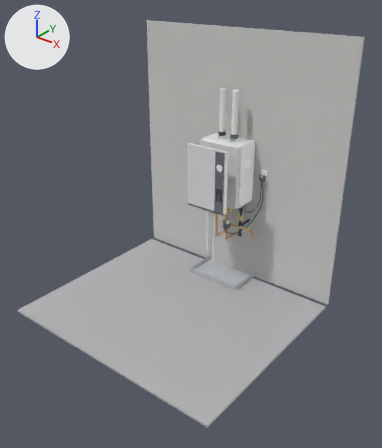
One commit to the glTF model gas_tankless_water_heater_condensing.glb: the scene before it, then after it.
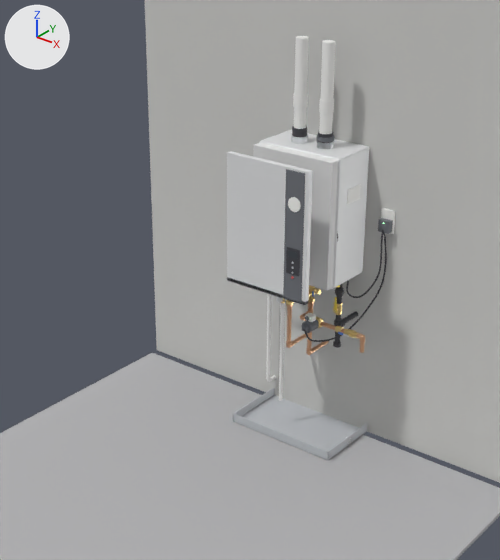
Each version appears first whole from a 50 mm camera at (2.94, -4.12, 3.11) aimed at (0.22, -0.72, 1.0), and next in a close-up on the part from 21% to 83% of the width and 16% to 75% of the height. The axes (+X, +Y, +Z) are drawn at upper left. The lights are the same throughout. The last two pictures show the newer version. Both versions are drawn at frame 19 of the action 'cover_off'; the numbers are the values there. Vertices at exactly the same position are counted once.

In view in the first close-up: 'chassis', 'chassis_hollow', 'drain_pan', 'exhaust_vent', 'front_cover', 'intake_room_air_cap', 'intake_vent', 'qa_floor', 'qa_wall', 'receptacle', 'surge_protector' and 18 more.
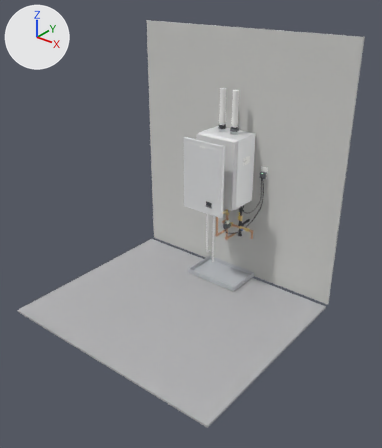
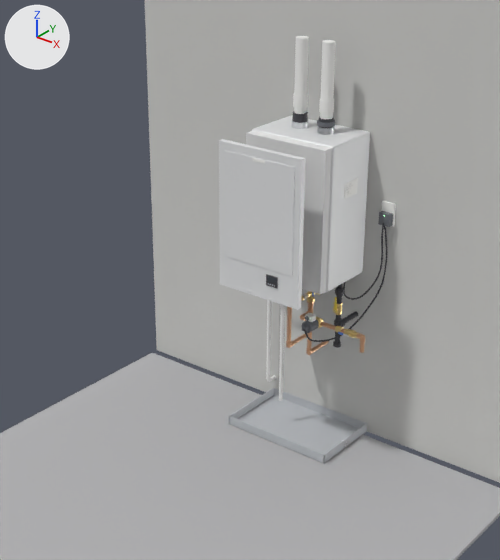
Location of each change, (x1, y1, x2, y2) in pixels of the close-ups (500 x 560 px; the box of a moved part takes in the faces that stretch with it):
'front_cover', reshaped, moved (10% taller)
    before: (227, 151, 313, 306)
    after: (219, 139, 305, 310)
'chassis', reshaped, moved (7% wider, 11% taller)
    before: (259, 130, 369, 288)
    after: (252, 116, 370, 292)
'chassis_hollow', moved, rescaled (11% taller)
    before: (253, 143, 338, 290)
    after: (246, 131, 332, 294)
'drain_pan', moved
    before: (233, 388, 367, 461)
    after: (229, 388, 367, 463)
'exhaust_vent', moved
    before: (291, 36, 309, 144)
    after: (291, 36, 309, 129)
'intake_vent', moved
    before: (318, 40, 336, 143)
    after: (318, 40, 336, 128)
'intake_room_air_cap', moved
    before: (317, 134, 334, 149)
    after: (317, 120, 335, 135)
'surge_protector', moved
    before: (378, 218, 393, 234)
    after: (378, 211, 393, 227)
'receptacle', moved
    before: (381, 208, 395, 234)
    after: (381, 201, 396, 227)
part 3 of me_front_cover, moved or reshaped
    before: (286, 247, 300, 276)
    after: (266, 274, 278, 288)
part 4 of me_front_cover, moved or reshaped
    before: (288, 250, 298, 259)
    after: (268, 277, 275, 283)
part 5 of me_front_cover, moved or reshaped
    before: (283, 169, 305, 303)
    after: (252, 158, 265, 164)
part 6 of me_front_cover, rebuilt (8% taller)
    before: (227, 151, 313, 306)
    after: (219, 139, 305, 306)
part 7 of me_front_cover, added
    after: (224, 150, 295, 277)
part 8 of me_front_cover, added
    after: (220, 281, 301, 310)
part 9 of me_front_cover, deleted
    before: (288, 197, 301, 212)

The change, as a diff of the scene's bpy script:
```diff
--- a/gas_tankless_water_heater_condensing.glb.py
+++ b/gas_tankless_water_heater_condensing.glb.py
@@ me_chassis_hollow @@
 # used by ob_chassis_hollow; parent = ob_gas_tankless_water_heater; location = (0.0, 0.125, 1.227)
-me_chassis_hollow.from_pydata(...)  # 8 vertices, 12 faces; spans x -0.227..0.227, y -0.145..0.145, z -0.319..0.319
+me_chassis_hollow.from_pydata(...)  # 8 vertices, 12 faces; spans x -0.227..0.227, y -0.174..0.174, z -0.355..0.355
+# me_chassis_hollow part 1: the whole mesh is scaled about its middle by (1, 1.2, 1.11)
@@ me_chassis @@
 # used by ob_chassis; parent = ob_exterior; location = (0.0, 0.159, 1.227)
-me_chassis.from_pydata(...)  # 108 vertices, 212 faces; spans x -0.235..0.235, y -0.13..0.131, z -0.327..0.327
+me_chassis.from_pydata(...)  # 108 vertices, 212 faces; spans x -0.235..0.235, y -0.159..0.16, z -0.363..0.363
+# me_chassis part 2: 108 of 108 vertices moved; they spanned x -0.235..0.235, y -0.13..0.131, z -0.327..0.327 and now span x -0.235..0.235, y -0.159..0.16, z -0.363..0.363; mean shift (0.0, -0.001, 0.0)
 me_chassis.materials.append(mat_mat_shell)
@@ me_front_cover @@
 # used by ob_front_cover; parent = ob_exterior; location = (0.0, -0.2, 1.227)
-me_front_cover.from_pydata(...)  # 1248 vertices, 2474 faces; spans x -0.235..0.235, y -0.022..0.014, z -0.327..0.327
+me_front_cover.from_pydata(...)  # 1072 vertices, 2104 faces; spans x -0.235..0.235, y -0.022..0.014, z -0.363..0.363
+# me_front_cover part 3: the loose piece of 96 vertices spanning x 0.125..0.2, y -0.02..-0.016, z -0.185..-0.055 is scaled about its middle by (0.865, 1, 0.419), then moved by (-0.078, 0.0, -0.138)
+# me_front_cover part 4: the loose piece of 80 vertices spanning x 0.135..0.19, y -0.021..-0.02, z -0.1..-0.07 is scaled about its middle by (0.815, 1, 0.724), then moved by (-0.077, 0.0, -0.166)
+# me_front_cover part 5: the loose piece of 96 vertices spanning x 0.11..0.215, y -0.017..-0.013, z -0.317..0.317 is scaled about its middle by (0.664, 0.707, 0.0203), then moved by (-0.162, -0.004, 0.313), in mat_mat_label (white #f7f7f3)
+# me_front_cover part 6: the loose piece of 144 vertices spanning x -0.235..0.235, y -0.014..0.014, z -0.327..0.327 is rebuilt with 96 vertices and now spans x -0.235..0.235, y -0.014..0.014, z -0.363..0.363, in mat_mat_shell (white #e7e8ea)
+# me_front_cover part 7: a new loose piece of 96 vertices spanning x -0.2..0.2, y -0.018..-0.014, z -0.203..0.323, in mat_mat_shell (white #e7e8ea)
+# me_front_cover part 8: a new loose piece of 96 vertices spanning x -0.235..0.235, y -0.015..0.014, z -0.363..-0.343, in mat_mat_shell (white #e7e8ea)
+# me_front_cover part 9: the loose piece of 320 vertices spanning x 0.127..0.198, y -0.021..-0.017, z 0.125..0.195 is deleted
+# other edits to the shape of me_front_cover do not show in these pictures
 me_front_cover.materials.append(mat_mat_shell)
-me_front_cover.materials.append(mat_mat_stripe)  # grey #6f7379
 me_front_cover.materials.append(mat_mat_black)
@@ me_front_cover @@
 me_front_cover.materials.append(mat_mat_grey)
-me_front_cover.materials.append(mat_mat_red)  # red #da5959
 me_front_cover.materials.append(mat_mat_label)
-me_front_cover.materials.append(mat_mat_dark)  # grey #6f7379
@@ ob_chassis_hollow @@
 ob_chassis_hollow.parent = ob_gas_tankless_water_heater
-ob_chassis_hollow.location = (0.0, 0.125, 1.227)
+ob_chassis_hollow.location = (0.0, 0.096, 1.263)
@@ ob_chassis @@
 ob_chassis.parent = ob_exterior
-ob_chassis.location = (0.0, 0.159, 1.227)
+ob_chassis.location = (0.0, 0.13, 1.263)
@@ ob_front_cover @@
 ob_front_cover.parent = ob_exterior
-ob_front_cover.location = (0.0, -0.2, 1.227)
+ob_front_cover.location = (0.0, -0.258, 1.263)
@@ ob_drain_pan @@
 ob_drain_pan.parent = ob_external
-ob_drain_pan.location = (0.0, 0.125, 0.002)
+ob_drain_pan.location = (0.0, 0.09, 0.002)
@@ ob_receptacle @@
 ob_receptacle.parent = ob_power
-ob_receptacle.location = (0.36, 0.284, 1.207)
+ob_receptacle.location = (0.36, 0.284, 1.243)
@@ ob_surge_protector @@
 ob_surge_protector.parent = ob_power
-ob_surge_protector.location = (0.36, 0.263, 1.187)
+ob_surge_protector.location = (0.36, 0.263, 1.223)
@@ ob_exhaust_vent @@
 ob_exhaust_vent.parent = ob_venting
-ob_exhaust_vent.location = (-0.075, 0.145, 1.569)
+ob_exhaust_vent.location = (-0.075, 0.145, 1.641)
@@ ob_intake_room_air_cap @@
 ob_intake_room_air_cap.parent = ob_venting
-ob_intake_room_air_cap.location = (0.075, 0.145, 1.569)
+ob_intake_room_air_cap.location = (0.075, 0.145, 1.641)
@@ ob_intake_vent @@
 ob_intake_vent.parent = ob_venting
-ob_intake_vent.location = (0.075, 0.145, 1.569)
+ob_intake_vent.location = (0.075, 0.145, 1.641)
```
